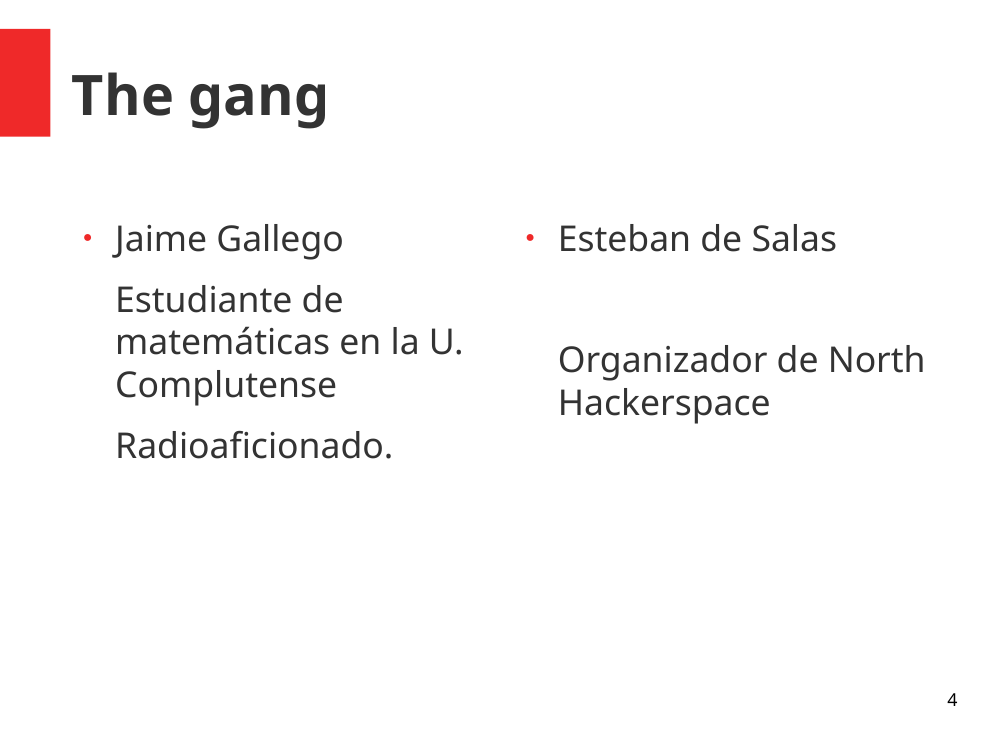
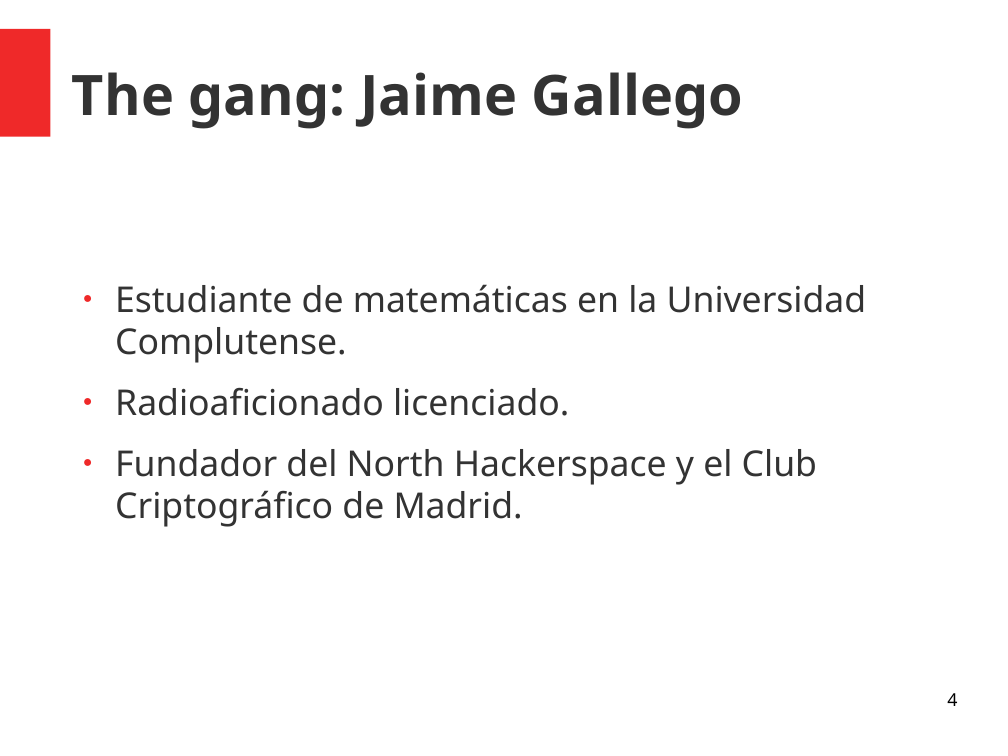
Before and after one commit to north-hackerspace/taller-sdr, a slide deck: slide 4 of sdr.odp. Drawn at 1008x756 pixels with LibreOffice and Linux fonts; fonts in the diff are those of the drawing. Boxes give left, top, right and bottom in pixels: in the first picture for what was removed or moved away, otherwise in the second. Text is boxed around its words. In the diff, an @@ line names an element or a change of style, - is before the commit and + after.

```diff
--- a/sdr.odp
+++ b/sdr.odp
@@ title at [72,72,743,129]: text changed @@
-The gang
+The gang: Jaime Gallego
@@ text removed at [558,224,926,424] @@
-● Esteban de Salas
-Organizador de North Hackerspace
@@ text at [115,284,867,527]: text changed @@
-● Jaime Gallego
-Estudiante de matemáticas en la U. Complutense
-Radioaficionado.
+● Estudiante de matemáticas en la Universidad Complutense.
+● Radioaficionado licenciado.
+● Fundador del North Hackerspace y el Club Criptográfico de Madrid.
```
Also in this commit, not shown: 4 other slides changed, 2 slides added, 1 other file.
